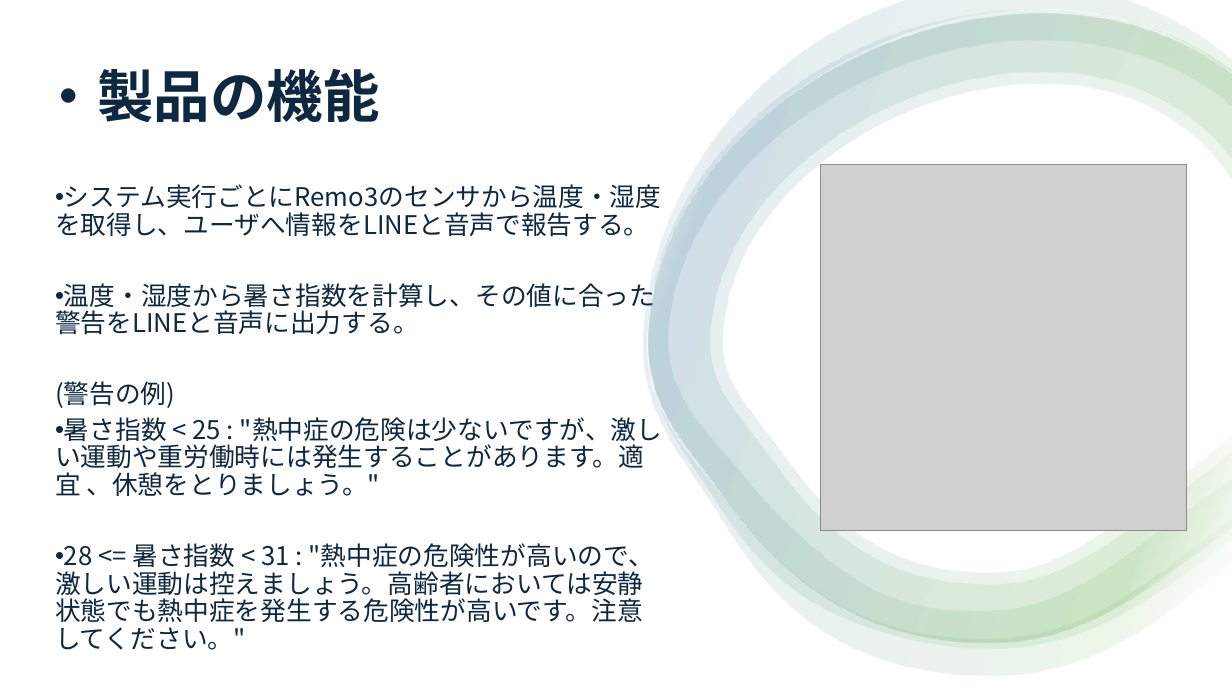
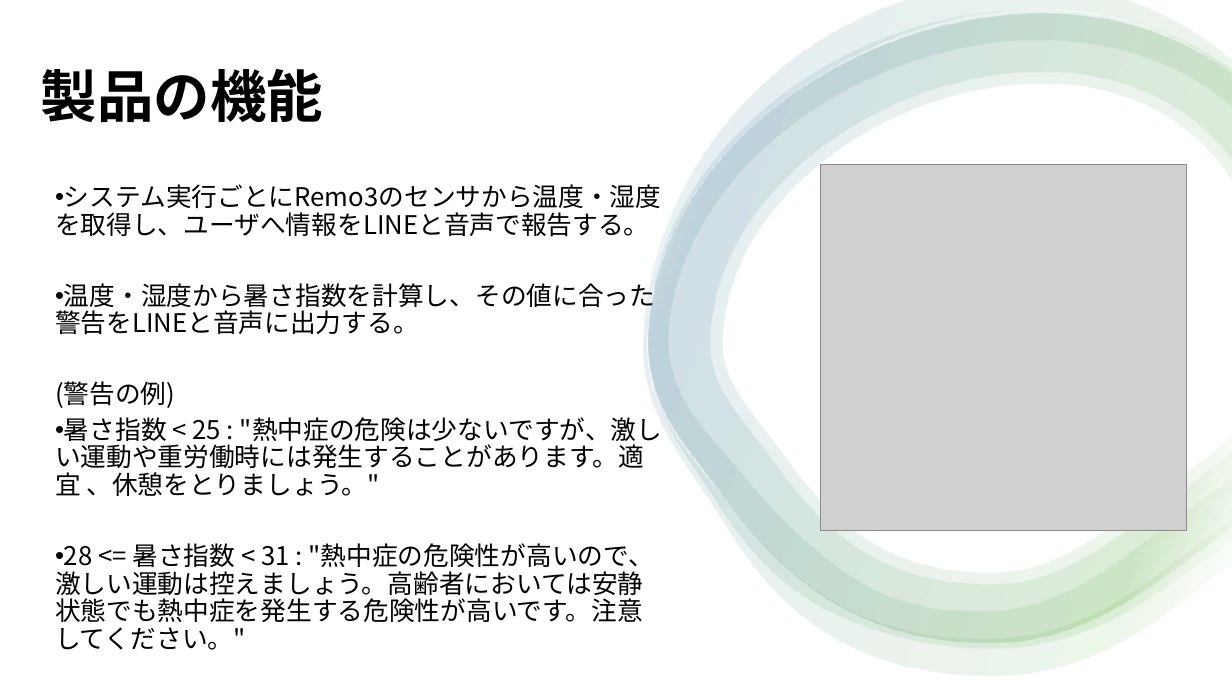
Before and after one commit to RUSAEXP12024/group17, a slide deck: slide 4 of SA組込み実験成果発表_17.pptx (slide 5 before the commit). Drawn at 1232x693 pixels with LibreOffice and Linux fonts; fonts in the diff are those of the drawing; grey boxes stand for pictures. Boxes give left, top, right and bottom in pixels: in the first picture for what was removed or moved away, otherwise in the second. Text is boxed around its words. In the diff, an @@ line names an element or a change of style, - is before the commit and + after.

Commit message:
成果報告スライドを更新

```diff
--- a/SA組込み実験成果発表_17.pptx
+++ b/SA組込み実験成果発表_17.pptx
@@ text at [41, 69, 323, 122]: text changed; text colour #0E2841 to #000000 @@
-・製品の機能
+製品の機能
@@ text "システム実行ごとにRemo3のセンサから温度・湿度を取得し、ユーザへ情報をLINEと音声で報告する。" at [55, 184, 662, 650]: text colour #0E2841 to #000000 @@
```
Also in this commit, not shown: 9 other slides changed.
